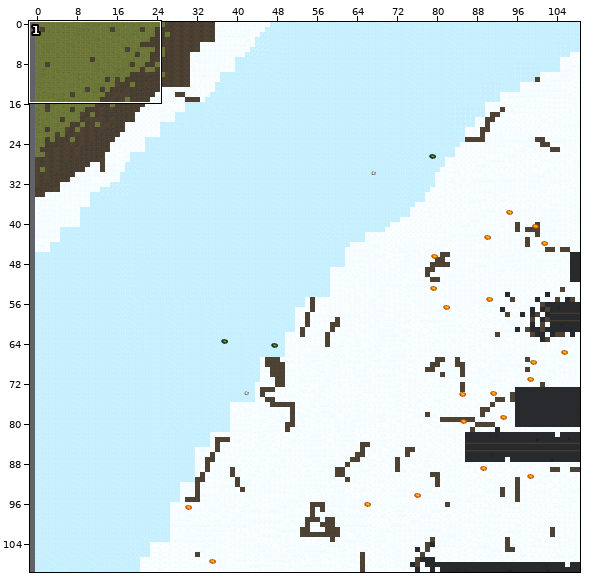
Two states of a Tiled map, resources/locations/winter_island/winter_island_map.tmx. Above: a wide view before the commit, with the close-up outlined.
Close-up. The starting point:
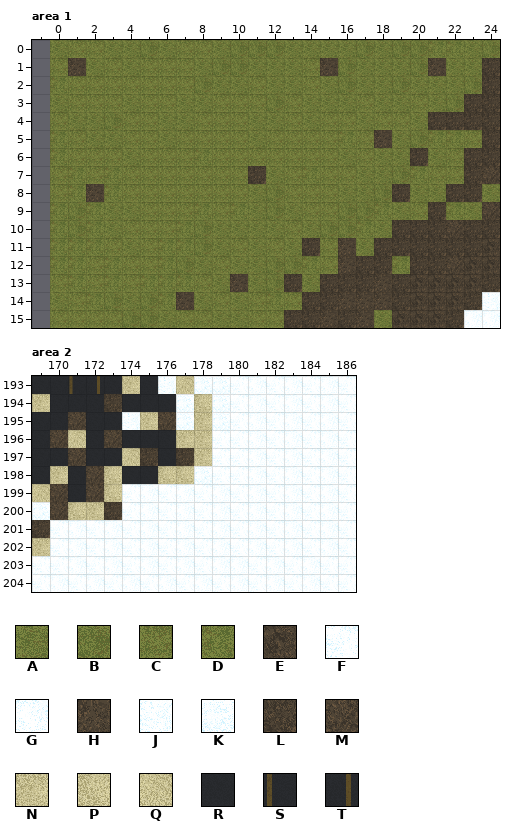
Cells are 32x32 px. Shown: area 1 x -1..24, y 0..15; area 2 x 169..186, y 193..204. The commit also changed other parts of the map, which this record leaves out.
Key: from "Ground_as_tiles": A 190, B 191, C 235, D 236, E 370; from "Tileset": F 190, G 191, H 199, J 235, K 236, L 243, M 244, N 280, P 325, Q 326, R 461, S 666, T 667.
_ is an empty cell.
Objects are placed by their top-left corner, in cells (3,4 is the top-left corner of cell 3,4); size is 1x1 cell unless given.
Layer "Ground" before, area 1, first column x -1:
 0 _ACCAABACCABBBAAAABABBDDAB
 1 _CHACACCCABBAAACHBAAABHAAL
 2 _DCCCCCCCBAACAACABAABAAABL
 3 _ACCCACCAACCCBCAAACAACABLL
 4 _CAABCCAACCCAACACCACCALLLL
 5 _DCAACCACCCCACCCCDCHABDDCL
 6 _DCCCACCCDCCCCCCCACAALACLL
 7 _CDCDCCCCCCCLACDCCAABDCCLM
 8 _CDHDCCCCCCCABCCCAABLAALLA
 9 _DBDAACCCDCDABACCBBDACLDAM
10 _DBDACCCDBAAAACABBDALLLMLL
11 _DDDCACDDBACACALCHALLLLLLE
12 _DDCDCCDBACAABBDCHLLDLLMEE
13 _CDCDCDDDCAHABLALLLHLEEEEL
14 _ACDBABDHACACDCLLHHHLEEELJ
15 _CCCCBBACCAACCLLHLHAEEELGG
Layer "Ground" before, area 2, first column x 169:
193 RRSTRNRJQKKFGFGFGF
194 NRRRLRRRKPKFGFGFGF
195 RRMRRJNMKNKFGFGFGF
196 RMQRMRRRNNFFGFGFGF
197 RRMRRQLRLNFFGFGFGF
198 RNRMPRRPPKFFGFGFGF
199 QMRMPFGFGFGFGFGFGF
200 KMPNLFGFGFGFGFGFGF
201 LFGFGFGFGFGFGFGFGF
202 NFGFGFGFGFGFGFGFGF
203 FFGFGFGFGFGGFGFGFF
204 FGFGFGFGFGFGFGFGFF
Once edited:
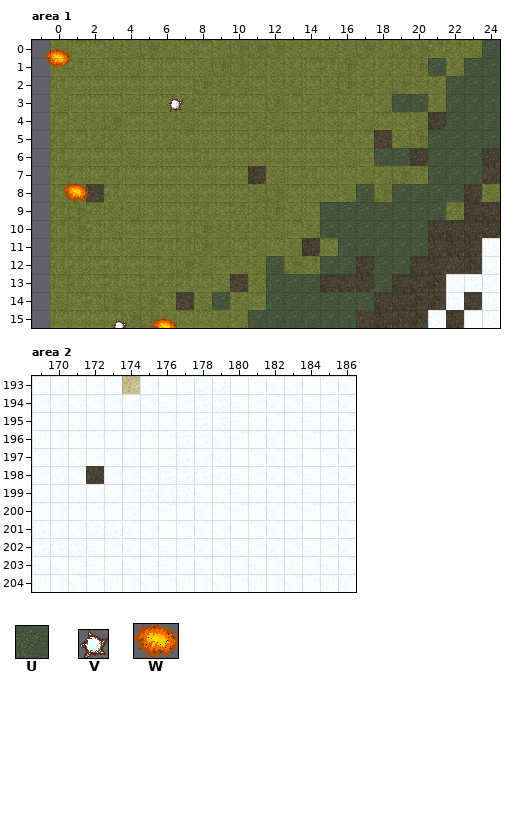
Further tiles: from "Tileset": U 889; from "Trees": V 0 "TDS04_0006_Tree07", W 3 "TDS04_0010_Bush-03".
Diff:
Changed rows in their new state; . is an unchanged cell.
Layer "Ground", area 1:
first column x 1:
 0 .......................U
 1 D.............D.....U.UU
 2 .....................UUU
 3 ..................UU.UUU
 4 .....................UUU
 5 ....................UUUU
 6 .................UU.UUU.
 7 ....................UUU.
 8 ................U.UUUU..
 9 ..............UUUUUUU.LL
10 ..............UUUUUU.L..
11 ...............UUUUU...J
12 ...........U..UU.UU....K
13 ...........UUU...U.L.JKJ
14 ........U..UUUUUUL...K..
15 ..........UUUUUU.L..K..J
Layer "Objects", area 1:
added: W "TDS04_0010_Bush-03" at -0.3,0.5 size 1.4x1.1
added: V "TDS04_0006_Tree07" at 6.5,3.1 size 0.9x0.9
added: W "TDS04_0010_Bush-03" at 0.7,7.9 size 1.4x1.1
added: V "TDS04_0006_Tree07" at 3.4,15.5 size 0.9x0.9
added: W "TDS04_0010_Bush-03" at 5.7,15.5 size 1.4x1.1
Layer "Ground", area 2:
first column x 169:
193 GGGGG.GFG.
194 GGGGGGGFGK
195 GGGGGGGGGK
196 FGGGGGGGKK
197 GGGGGGGGKG
198 GJG.GGGKK.
199 GGGGGGKJK.
200 GGGGGK....
201 KG.KK.....
202 KKK.......
Where, in picture pixels (left, top, right, bottom), the same in both close-ups:
changed: (248, 40, 500, 328)
changed: (45, 49, 86, 76)
added: (167, 96, 183, 112)
added: (63, 183, 88, 202)
changed: (212, 292, 230, 310)
added: (111, 318, 127, 328)
added: (152, 318, 177, 328)
changed: (32, 376, 212, 556)
